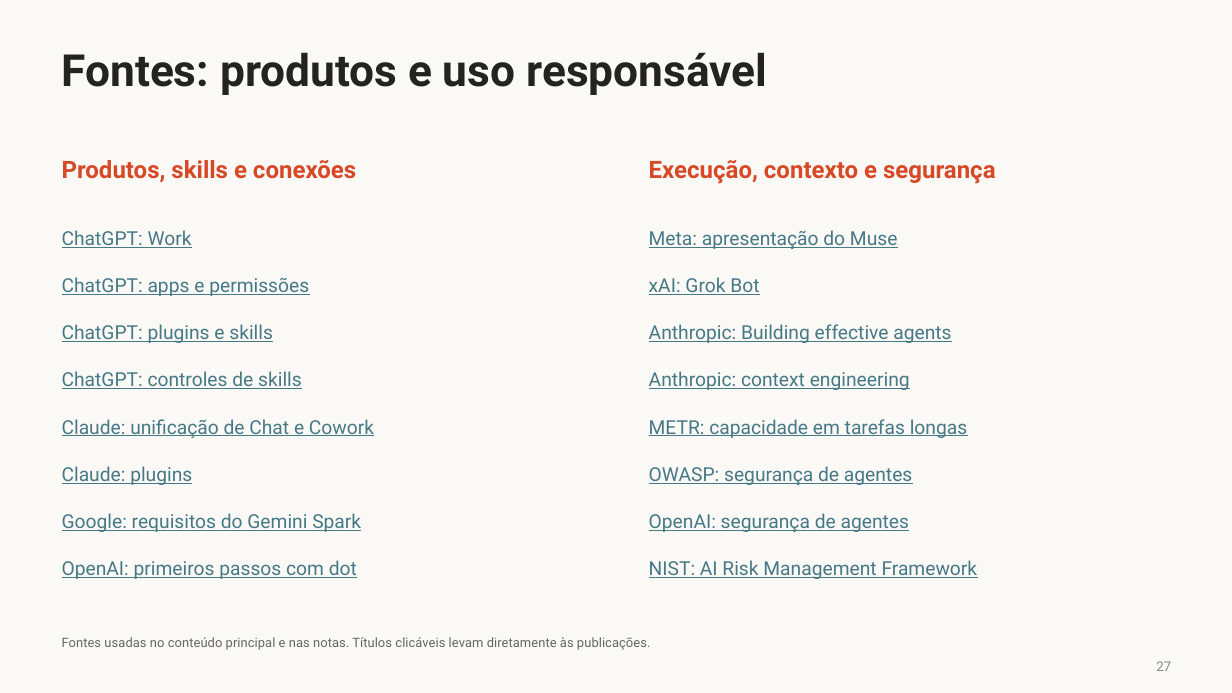
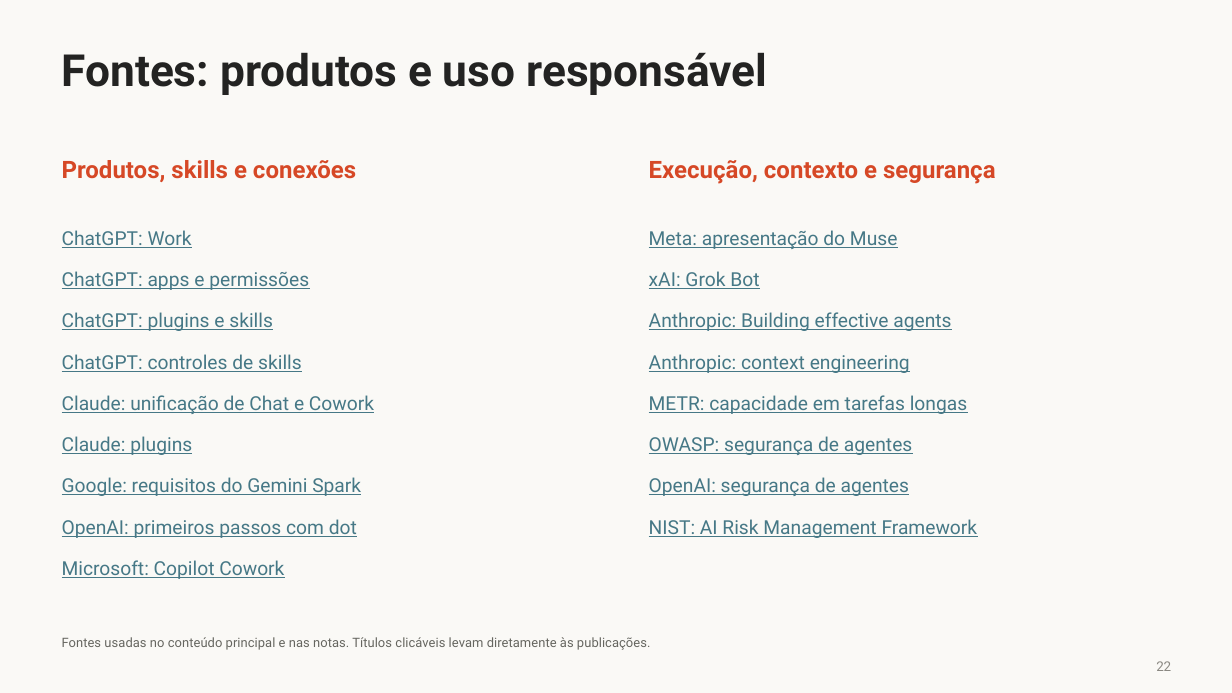
Before and after one commit to LawrenceTeixeira/Secretariado, a slide deck: slide 22 of Lawrence Teixeira - Agentes de IA.pptx (slide 27 before the commit). Drawn at 1232x693 pixels with LibreOffice and Linux fonts; fonts in the diff are those of the drawing. Boxes give left, top, right and bottom in pixels: in the first picture for what was removed or moved away, otherwise in the second. Text is boxed around its words. In the diff, an @@ line names an element or a change of style, - is before the commit and + after.

```diff
--- a/Lawrence Teixeira - Agentes de IA.pptx
+++ b/Lawrence Teixeira - Agentes de IA.pptx
@@ text "ChatGPT: apps e permissões" moved from (x1=62, y1=277, x2=309, y2=296) to (x1=62, y1=271, x2=309, y2=290) @@
@@ text "xAI: Grok Bot" moved from (x1=649, y1=277, x2=759, y2=295) to (x1=649, y1=271, x2=759, y2=289) @@
@@ text "ChatGPT: plugins e skills" moved from (x1=62, y1=324, x2=273, y2=343) to (x1=62, y1=312, x2=273, y2=331) @@
@@ text "Anthropic: Building effective agents" moved from (x1=649, y1=324, x2=951, y2=343) to (x1=649, y1=312, x2=951, y2=331) @@
@@ text "ChatGPT: controles de skills" moved from (x1=62, y1=371, x2=302, y2=389) to (x1=62, y1=354, x2=302, y2=372) @@
@@ text "Anthropic: context engineering" moved from (x1=649, y1=371, x2=910, y2=390) to (x1=649, y1=354, x2=910, y2=373) @@
@@ text "Claude: unificação de Chat e ..." moved from (x1=62, y1=419, x2=374, y2=438) to (x1=62, y1=395, x2=374, y2=414) @@
@@ text "METR: capacidade em tarefas longas" moved from (x1=649, y1=419, x2=967, y2=438) to (x1=649, y1=395, x2=967, y2=414) @@
@@ text "Claude: plugins" moved from (x1=62, y1=466, x2=192, y2=485) to (x1=62, y1=436, x2=192, y2=455) @@
@@ text "OWASP: segurança de agentes" moved from (x1=649, y1=466, x2=912, y2=485) to (x1=649, y1=436, x2=912, y2=455) @@
@@ text "Google: requisitos do Gemini Spark" moved from (x1=62, y1=513, x2=361, y2=532) to (x1=62, y1=477, x2=361, y2=496) @@
@@ text "OpenAI: segurança de agentes" moved from (x1=649, y1=513, x2=909, y2=532) to (x1=649, y1=477, x2=909, y2=496) @@
@@ text "OpenAI: primeiros passos com dot" moved from (x1=62, y1=560, x2=357, y2=579) to (x1=62, y1=519, x2=357, y2=538) @@
@@ text "NIST: AI Risk Management Framework" moved from (x1=649, y1=560, x2=978, y2=579) to (x1=649, y1=519, x2=978, y2=538) @@
@@ text added at (x1=62, y1=560, x2=284, y2=579), 15 pt, text #467886, underline @@
+Microsoft: Copilot Cowork
@@ text at (x1=1156, y1=661, x2=1171, y2=671): text changed @@
-27
+22
```
Also in this commit, not shown: 17 other slides changed, 1 slide added, 6 slides removed, 15 other files.
